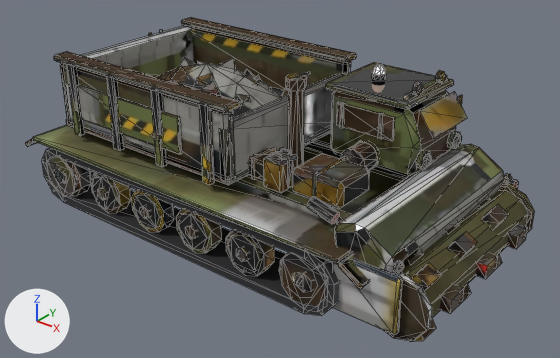
Renders of the glTF model public/models/harv.soviet.glb from each side of a commit.
Before and after are seen from a camera (50 mm lens) standing at (1.11, -1.313, 0.921) and looking at (0.075, -0.019, 0.119). The lights are fixed; the arrows at lower left show +X, +Y and +Z. The picture after the commit comes second. Mesh edges are drawn as thin lines. Where no turn or scale is listed for an object, it has been applied to the vertices. Vertices at exactly the same position are counted once.

Names of what the first picture shows: 'drum_mesh', 'ore_mesh', 'root_mesh'.
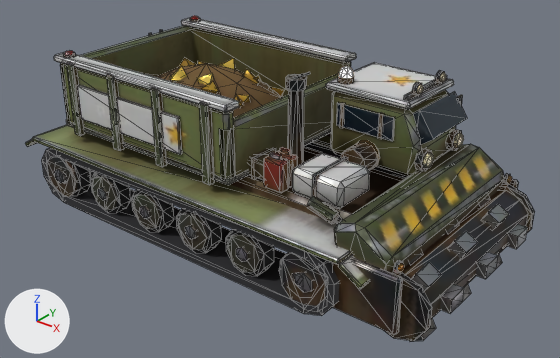
What differs and where, as boxes [x1, y1, x2, y2] in the pictures (560 x 358 px; the box of a moved part takes in the faces that stretch with it):
'root_mesh', reshaped
    before: [25, 17, 519, 334]
    after: [25, 16, 519, 334]
part 1 of me_root, moved or reshaped
    before: [372, 64, 386, 80]
    after: [338, 66, 354, 84]
part 2 of me_root, moved or reshaped
    before: [447, 131, 461, 149]
    after: [446, 129, 462, 150]
part 3 of me_root, moved or reshaped
    before: [416, 150, 431, 169]
    after: [415, 148, 432, 171]
part 4 of me_root, moved or reshaped
    before: [453, 134, 462, 147]
    after: [453, 133, 464, 148]
part 5 of me_root, moved or reshaped
    before: [423, 154, 432, 167]
    after: [422, 152, 434, 169]
part 6 of me_root, surface changed
    both: [25, 17, 519, 334]
part 7 of me_drum, surface changed
    both: [382, 184, 535, 341]
part 8 of me_ore, surface changed (grey to brown)
    both: [157, 58, 285, 118]

The change, as a diff of the scene's bpy script:
```diff
--- a/public/models/harv.soviet.glb.py
+++ b/public/models/harv.soviet.glb.py
@@ me_root @@
 # used by ob_root_mesh; location = (0.0, 0.0, 0.207)
-me_root.from_pydata(...)  # 2223 vertices, 3188 faces; spans x -0.545..0.545, y -0.29..0.29, z -0.207..0.207
+me_root.from_pydata(...)  # 2359 vertices, 3401 faces; spans x -0.545..0.545, y -0.29..0.29, z -0.207..0.207
+# me_root part 1: the loose piece of 33 vertices spanning x 0.224..0.256, y 0.114..0.146, z 0.157..0.191 is scaled about its middle by (1.13, 1.12, 1.06), then moved by (-0.045, -0.065, 0.001)
+# me_root part 2: the loose piece of 16 vertices spanning x 0.398..0.411, y 0.179..0.221, z 0.008..0.049 is scaled about its middle by 1.2
+# me_root part 3: the loose piece of 16 vertices spanning x 0.398..0.411, y 0.039..0.081, z 0.008..0.049 is scaled about its middle by 1.2
+# me_root part 4: the loose piece of 17 vertices spanning x 0.411..0.421, y 0.184..0.216, z 0.012..0.044 is scaled about its middle by 1.2, then moved by (0.003, 0.0, 0.0)
+# me_root part 5: the loose piece of 17 vertices spanning x 0.411..0.421, y 0.044..0.076, z 0.012..0.044 is scaled about its middle by 1.2, then moved by (0.003, 0.0, 0.0)
+# me_root part 6: 2808 kept faces spanning x -0.545..0.545, y -0.29..0.29, z -0.196..0.207 get new texture (UV) coordinates
+# other edits to the shape of me_root do not show in these pictures
 me_root.materials.append(mat_body)
@@ me_drum @@
 me_drum.from_pydata(...)  # 204 vertices, 272 faces; spans x -0.079..0.079, y -0.242..0.242, z -0.076..0.076
 # used by ob_drum_mesh; location = (0.53, 0.0, 0.075)
+# me_drum part 7: texture (UV) coordinates of 272 of 272 faces, centred in x -0.079..0.079, y -0.242..0.242, z -0.071..0.071, changed; they spanned u 0.0..1.0, v 0.0..0.98 and now span u 0.0..0.98, v 0.0..0.98
 me_drum.materials.append(mat_body)
@@ me_ore @@
 me_ore.from_pydata(...)  # 127 vertices, 150 faces; spans x -0.25..0.25, y -0.195..0.195, z -0.07..0.07
 # used by ob_ore_mesh; location = (-0.17, 0.0, 0.28)
+# me_ore part 8: texture (UV) coordinates of 150 of 150 faces, centred in x -0.218..0.218, y -0.182..0.182, z -0.07..0.054, changed; they spanned u 0.0..0.96, v 0.0..0.94 and now span u 0.02..0.99, v 0.0..0.98
 me_ore.materials.append(mat_body)
```
